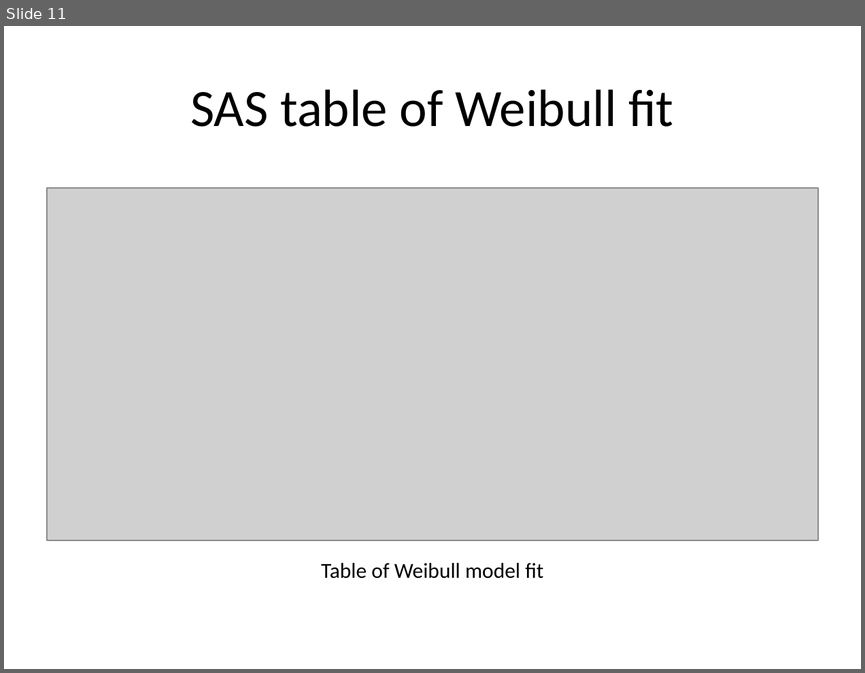
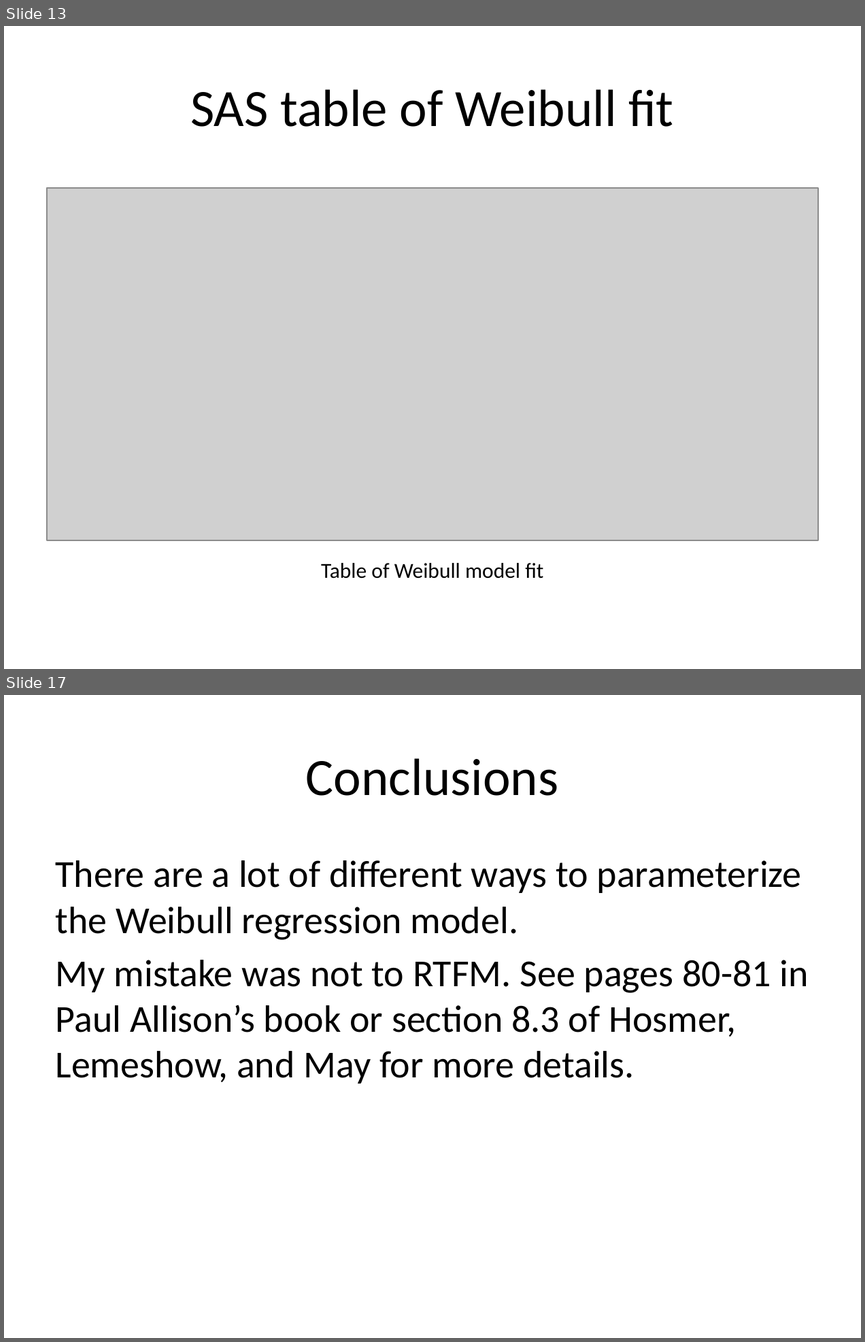
Before and after one commit to pmean/survival-lecture5, a slide deck: r/correction.pptx. Shown one above the other, each under a label of ours: slide 11 before the commit, slides 13 and 17 after it; the slides between them are not shown. The pictures are 865x673 and 865x1342 pixels, drawn with LibreOffice and Linux fonts; fonts in the diff are those of the drawing; grey boxes stand for pictures. Boxes give left, top, right and bottom in pixels: in the first picture for what was removed or moved away, otherwise in the second. Text is boxed around its words. In the diff, an @@ line names an element or a change of style, - is before the commit and + after.

```diff
--- a/r/correction.pptx
+++ b/r/correction.pptx
@@ slide 17 added at (x1=4, y1=695, x2=861, y2=1338), background #FFFFFF @@
@@ title added at (x1=306, y1=758, x2=558, y2=796), 44 pt, text #000000 @@
+Conclusions
@@ text added at (x1=56, y1=860, x2=808, y2=1083), 32 pt, text #000000 @@
+There are a lot of different ways to parameterize the Weibull regression model.
+My mistake was not to RTFM. See pages 80-81 in Paul Allison’s book or section 8.3 of Hosmer, Lemeshow, and May for more details.
@@ what was slide 11 is now slide 13 @@
```
Also in this commit, not shown: 5 other slides added, 2 other files.
